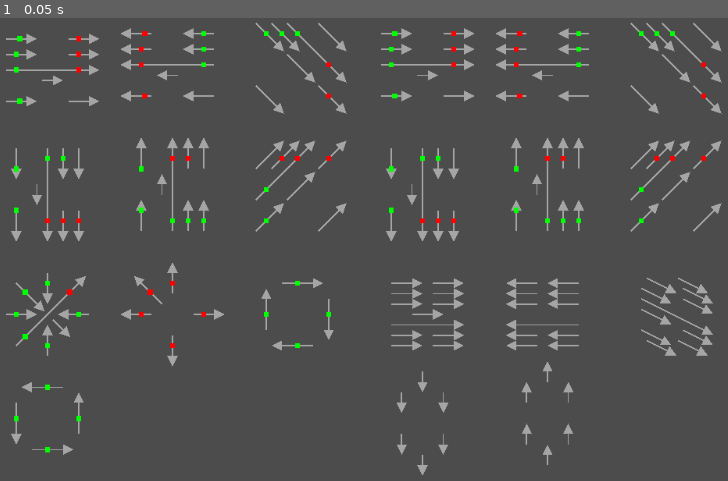
Above: before the commit, frame 1.
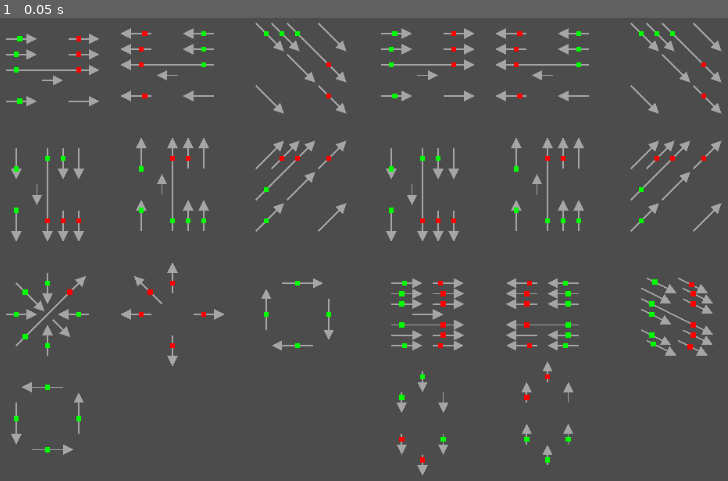
Above: after the commit, the same moment.

Repository: grinova/multi-point-ray-cast
Game: Godot game, scene res://src/scenes/tests/tests.tscn
Two runs of this game, one before a commit and one after it. Both use one fixed random seed, a clock stepped at 60 frames per second and the inputs below. This scene is started directly instead of the project's main scene.
Inputs:
- Up to frame 1 (0.05 s): no input

The runs differ from the first frame. In frame 1, 0.4% of the frame differs, in the area x 54-96%, y 56-97%.

Commit message:
Capsule intersect fix

Diff:
--- a/src/mult-point-ray-cast.gd
+++ b/src/mult-point-ray-cast.gd
@@ -119,8 +119,8 @@
 	eps: float
 ) -> Array:
 	var points := []
-	var pos := node.position
-	var rot := node.rotation
+	var pos := node.global_position
+	var rot := node.global_rotation
 	var r := shape.radius
 	var hh := shape.height / 2.0
 
